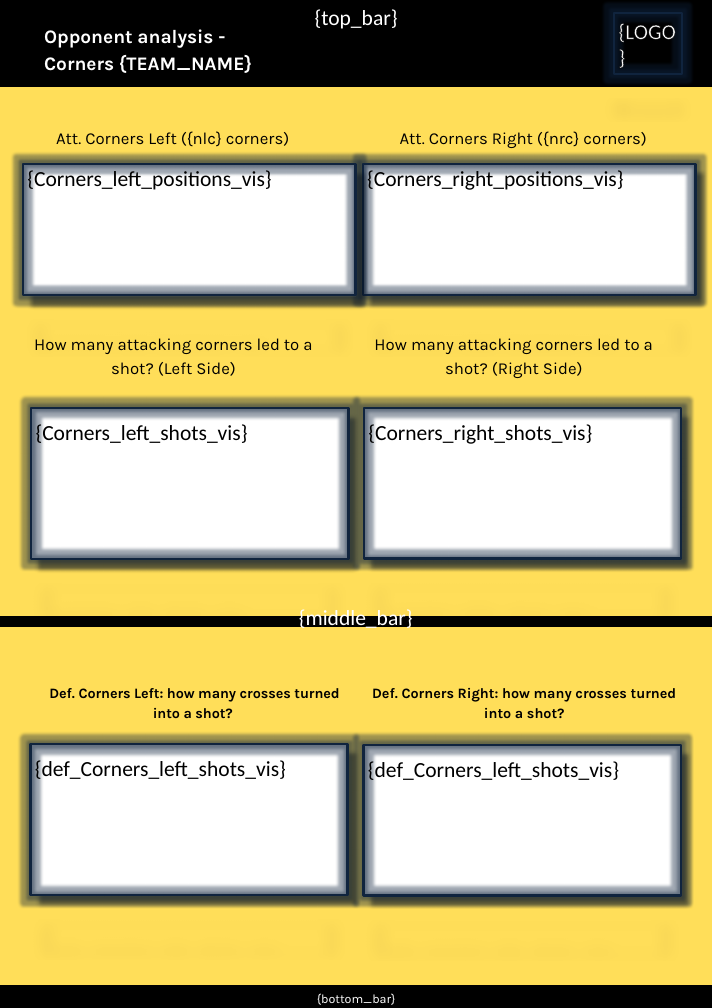
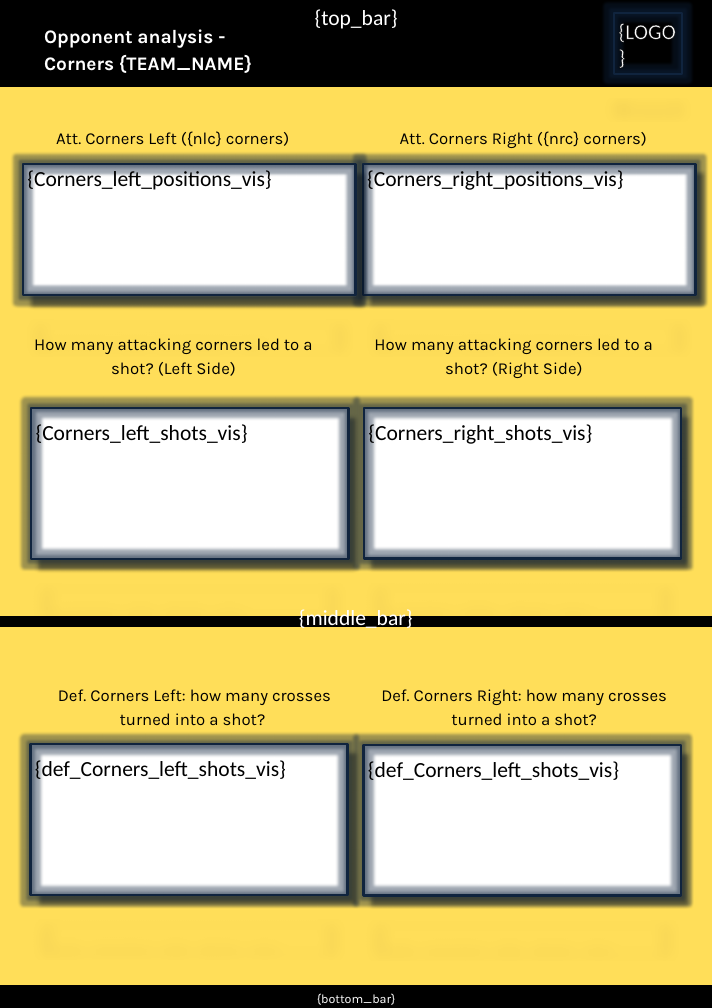
Before and after one commit to RoelandKramer/opp_analysis2, a slide deck: slide 1 of template_opp_analysis.pptx. Drawn at 712x1008 pixels with LibreOffice and Linux fonts; fonts in the diff are those of the drawing. Boxes give left, top, right and bottom in pixels: in the first picture for what was removed or moved away, otherwise in the second. Text is boxed around its words. In the diff, an @@ line names an element or a change of style, - is before the commit and + after.

```diff
--- a/template_opp_analysis.pptx
+++ b/template_opp_analysis.pptx
@@ text "Def. Corners Left: how many ..." at (58, 689, 331, 725): size 12 to 14 pt, letter spacing -0.1 to 0 pt, bold off; line spacing 16.8pt to 19.6pt @@
@@ text "Def. Corners Right: how many ..." at (381, 689, 667, 726): size 12 to 14 pt, bold off; line spacing 16.8pt to 19.6pt @@
```
Also in this commit, not shown: 1 other slide changed.
